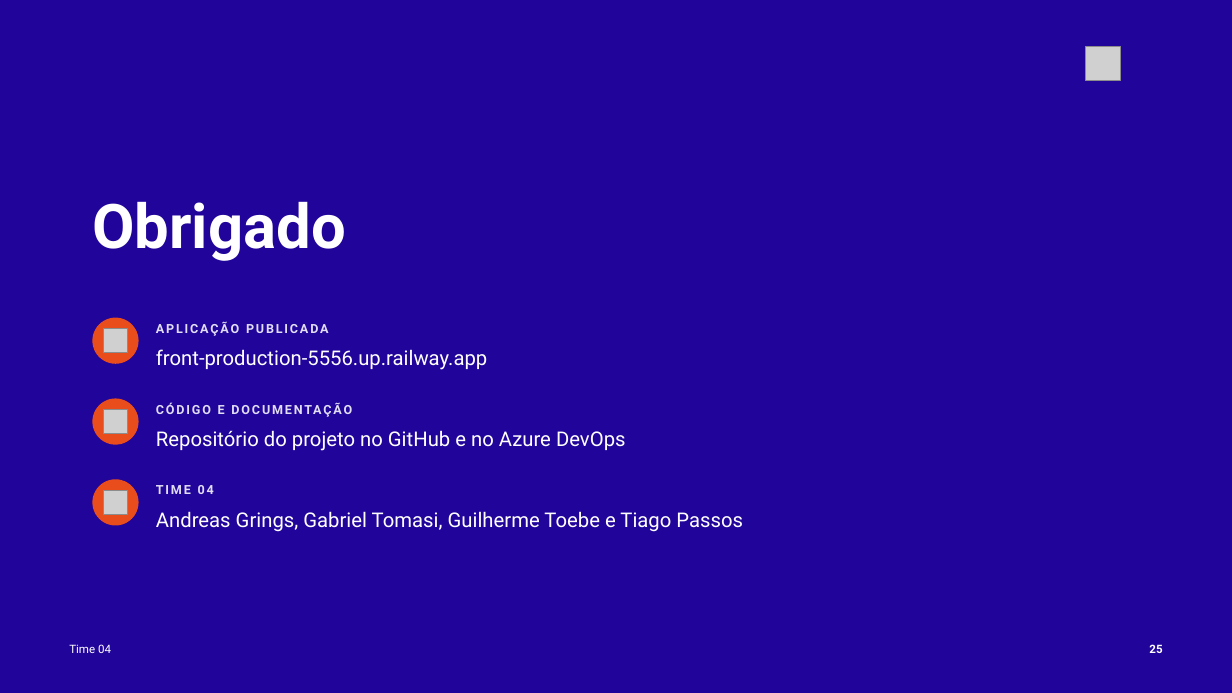
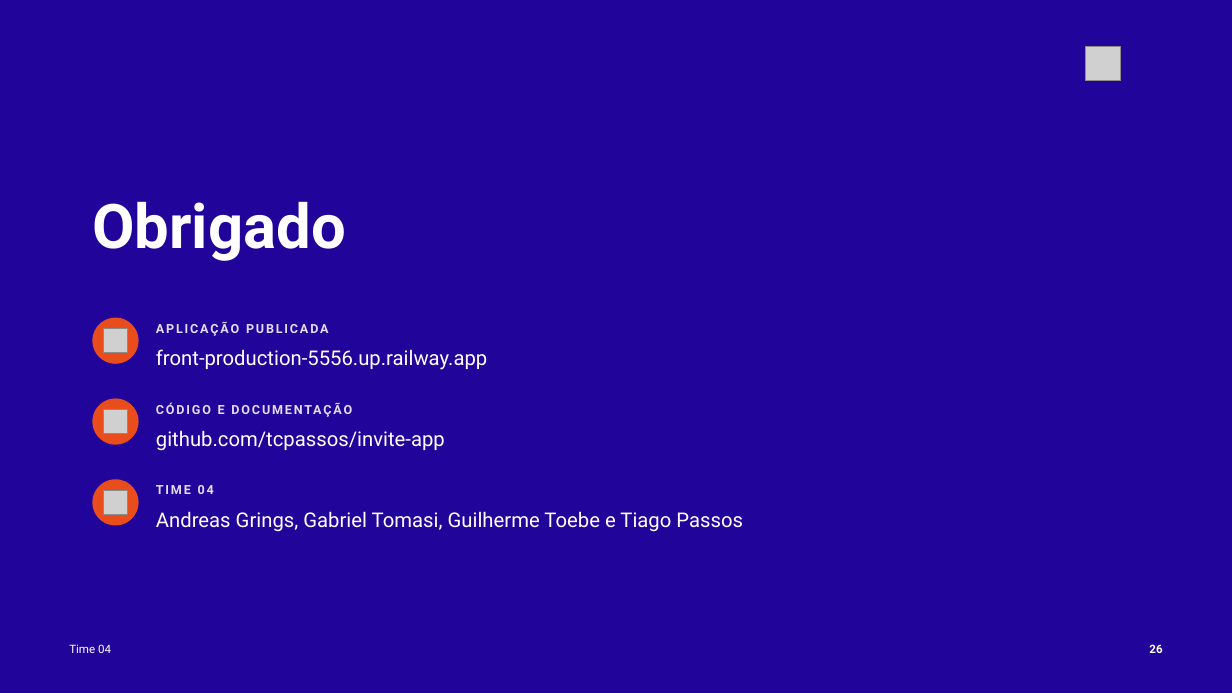
Before and after one commit to tcpassos/invite-app, a slide deck: slide 26 of trabalhos/T4-Pitch-Final.pptx (slide 25 before the commit). Drawn at 1232x693 pixels with LibreOffice and Linux fonts; fonts in the diff are those of the drawing; grey boxes stand for pictures. Boxes give left, top, right and bottom in pixels: in the first picture for what was removed or moved away, otherwise in the second. Text is boxed around its words. In the diff, an @@ line names an element or a change of style, - is before the commit and + after.

```diff
--- a/trabalhos/T4-Pitch-Final.pptx
+++ b/trabalhos/T4-Pitch-Final.pptx
@@ text at (x1=156, y1=430, x2=445, y2=451): text changed @@
-Repositório do projeto no GitHub e no Azure DevOps
+github.com/tcpassos/invite-app
```
Also in this commit, not shown: 23 other slides changed, 1 slide added, 5 other files.
